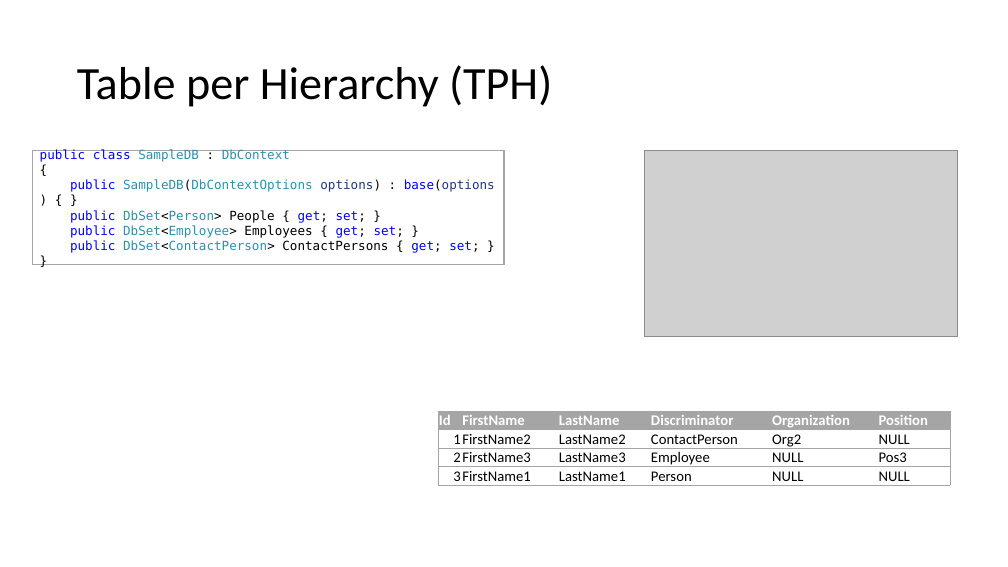
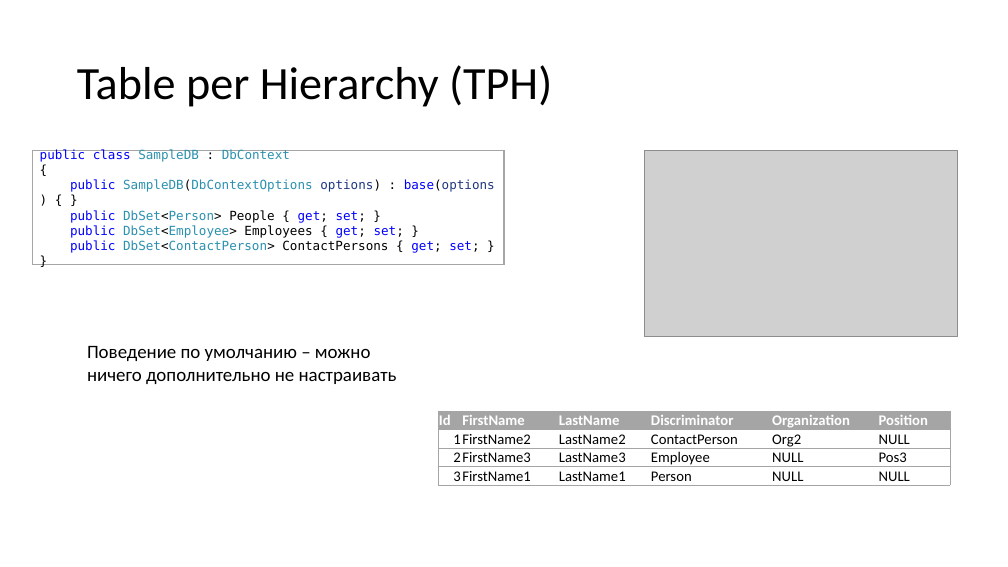
Before and after one commit to MihailRomanov/asp_net_course_2024, a slide deck: slide 25 of Modules/02. Some standard libraries/02. ADO.Net and ORMs/04. EF Core.pptx. Drawn at 1008x567 pixels with LibreOffice and Linux fonts; fonts in the diff are those of the drawing; grey boxes stand for pictures. Boxes give left, top, right and bottom in pixels: in the first picture for what was removed or moved away, otherwise in the second. Text is boxed around its words. In the diff, an @@ line names an element or a change of style, - is before the commit and + after.

```diff
--- a/Modules/02. Some standard libraries/02. ADO.Net and ORMs/04. EF Core.pptx
+++ b/Modules/02. Some standard libraries/02. ADO.Net and ORMs/04. EF Core.pptx
@@ text added at box(87, 346, 397, 384), 18 pt, text #000000 @@
+Поведение по умолчанию – можно ничего дополнительно не настраивать
```
Also in this commit, not shown: 17 other slides changed.
